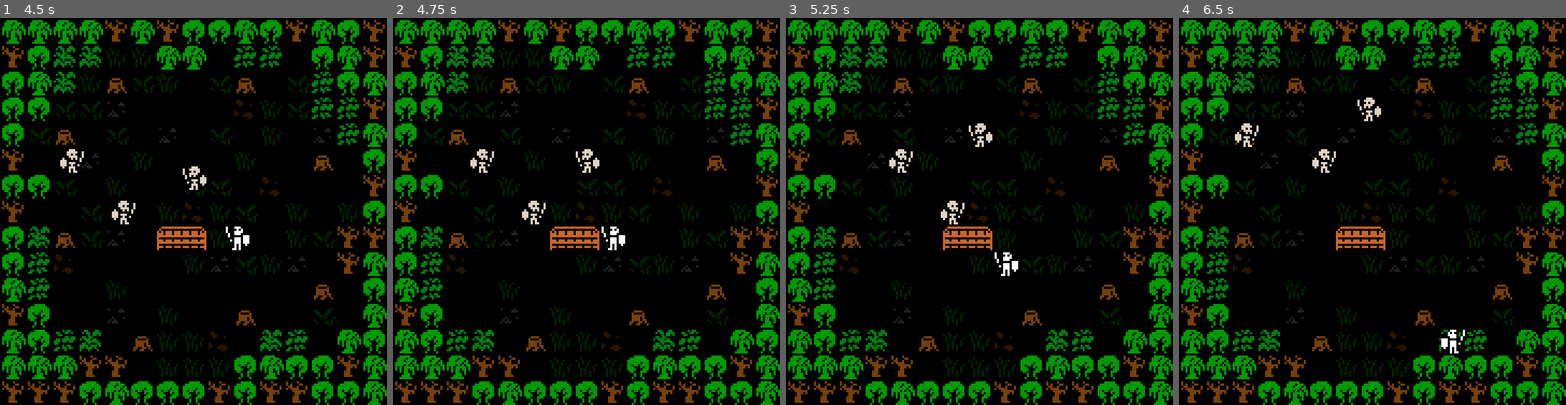
Above: before the commit, frames 1-4 (left to right).
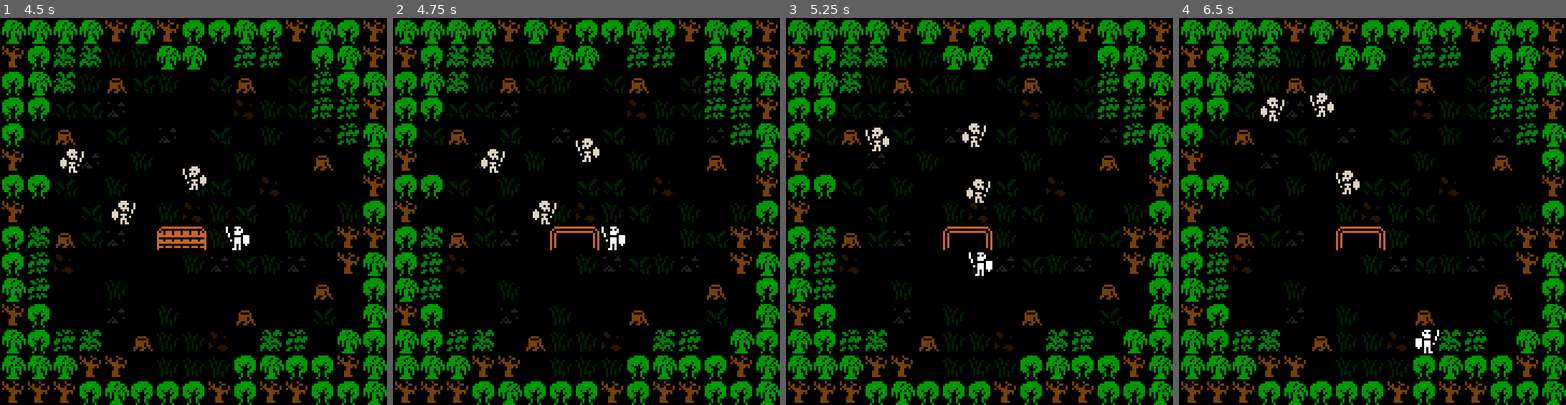
Above: after the commit, the same moments.

Repository: AaronWizard/skeleton-king
Game: Godot game, scene res://src/main.tscn
The game is run twice, just before and just after one commit, with the same random seed, the same clock (stepped at 60 frames per second) and the same inputs.
Inputs:
- Up to frame 1 (4.5 s): tap Enter at 0.5, 2.75 s; hold Right (move_east) 0.53-1.28 s; tap Space (wait) at 0.6, 1.35, 2, 2.1, 2.85, 3.6, 4.35 s; hold Down (move_south) 1.28-2.03 s; hold Right (move_east) 2.03-2.78 s; hold Up (move_north) 2.78-3.53 s; hold Left (move_west) from 3.53 s (still down)
- Up to frame 2 (4.75 s): keep holding Left (move_west)
- Up to frame 3 (5.25 s): release Left (move_west) at 5.03 s; hold Down (move_south) from 5.03 s (still down); tap Space (wait) at 5.1 s
- Up to frame 4 (6.5 s): release Down (move_south) at 5.78 s; hold Right (move_east) from 5.78 s (still down); tap Space (wait) at 5.85 s

Frame 1 is identical in both runs. In frame 2, 1.0% of the frame differs, in the area x 20-54%, y 31-60%; in frame 3, 1.5%; in frame 4, 1.6%, in the area x 14-74%, y 19-87%.

Commit message:
Player can open doors

Diff:
--- a/src/ui/player_input.gd
+++ b/src/ui/player_input.gd
@@ -28,18 +28,19 @@
 
 	var move_vector := _get_move_vec()
 	var next_cell := player.origin_cell + move_vector
+	if next_cell == player.origin_cell:
+		return
 
-	var action: TurnAction
+	var action: TurnAction = null
 
-	action = _try_move(next_cell)
+	var attempts: Array[Callable] = [_try_move, _try_attack, _try_use]
+	for attempt in attempts:
+		action = attempt.call(next_cell) as TurnAction
+		if action:
+			break
+
 	if action:
 		_end_turn(action)
-		return
-
-	action = _try_attack(next_cell)
-	if action:
-		_end_turn(action)
-		return
 
 
 func _get_move_vec() -> Vector2i:
@@ -73,6 +74,14 @@
 	return result
 
 
+func _try_use(next_cell: Vector2i) -> TurnAction:
+	var result: TurnAction = null
+	var object := player.map.get_useable_object_on_cell(next_cell)
+	if object:
+		result = UseObjectAction.new(object, player.map)
+	return result
+
+
 func _end_turn(action: TurnAction) -> void:
 	active = false
 	_timer.start()
--- /dev/null
+++ b/src/world/turns/actions/use_object_action.gd
@@ -0,0 +1,16 @@
+class_name UseObjectAction
+extends TurnAction
+
+var _object: UseableObject
+var _map: Map
+
+
+func _init(p_object: UseableObject, p_map: Map) -> void:
+	_object = p_object
+	_map = p_map
+
+
+func run() -> void:
+	if _map.animations_running:
+		await _map.animations_finished
+	_object.use()
Not shown, added: src/world/turns/actions/use_object_action.gd.uid
